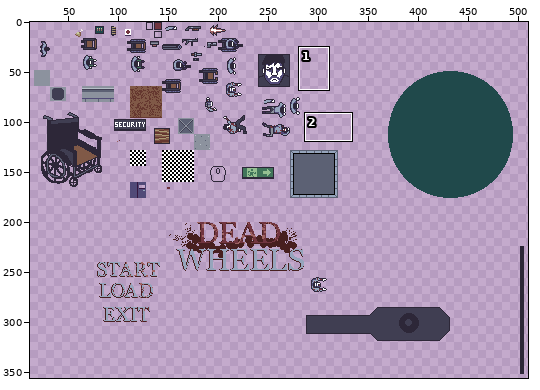
A pixel-art file gets an edit: dump.aseprite. Above, an overview of the earlier version with the close-up marked.
Close-up. Old version:
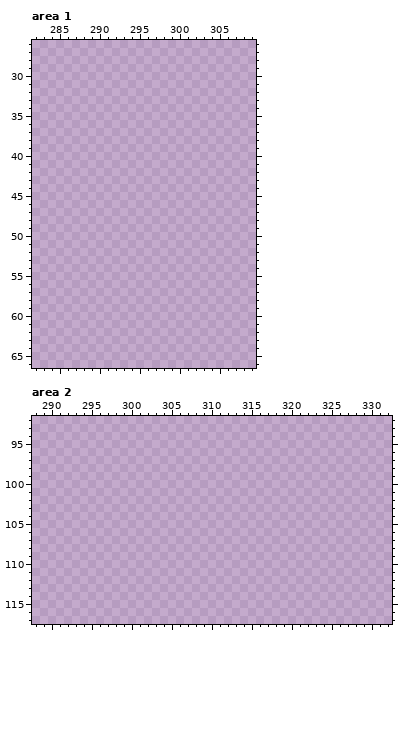
640x500 pixels, 1 frame. Colours within 5 levels of each other are drawn and written as one. Shown: area 1: x 282..309, y 26..66; area 2: x 288..332, y 92..117. The wide view leaves out empty margins. The commit also changed other parts of the picture, which this record leaves out.
The result:
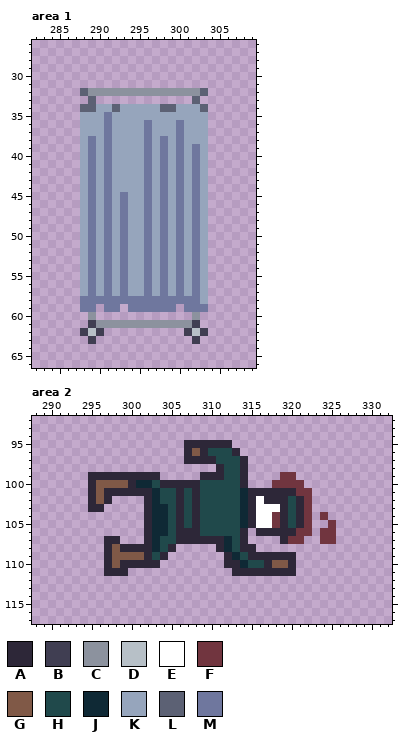
Palette (. is transparent): A #2d2738  B #403e52  C #8c929e  D #b7c0c7  E #ffffff  F #71353f  G #805947  H #20494b  J #0f2935  K #96a5bc  L #5c6174  M #6f779e
Change:
--- area 1
@@ x 282..309 @@
 31 ............................
-32 ............................
-33 ............................
-34 ............................
-35 ............................
-36 ............................
-37 ............................
-38 ............................
-39 ............................
-40 ............................
-41 ............................
-42 ............................
-43 ............................
-44 ............................
-45 ............................
-46 ............................
-47 ............................
-48 ............................
-49 ............................
-50 ............................
-51 ............................
-52 ............................
-53 ............................
-54 ............................
-55 ............................
-56 ............................
-57 ............................
-58 ............................
-59 ............................
-60 ............................
-61 ............................
-62 ............................
-63 ............................
+32 ......LCCCCCCCCCCCCCCL......
+33 .......L............L.......
+34 ......LLKKLKKKKKLLKKKL......
+35 ......KKKMKKKKKKKKKKKK......
+36 ......KKKMKKKKMKKKMKKK......
+37 ......KKKMKKKKMKKKMKKK......
+38 ......KMKMKKKKMKMKMKKK......
+39 ......KMKMKKKKMKMKMKMK......
+40 ......KMKMKKKKMKMKMKMK......
+41 ......KMKMKKKKMKMKMKMK......
+42 ......KMKMKKKKMKMKMKMK......
+43 ......KMKMKKKKMKMKMKMK......
+44 ......KMKMKKKKMKMKMKMK......
+45 ......KMKMKMKKMKMKMKMK......
+46 ......KMKMKMKKMKMKMKMK......
+47 ......KMKMKMKKMKMKMKMK......
+48 ......KMKMKMKKMKMKMKMK......
+49 ......KMKMKMKKMKMKMKMK......
+50 ......KMKMKMKKMKMKMKMK......
+51 ......KMKMKMKKMKMKMKMK......
+52 ......KMKMKMKKMKMKMKMK......
+53 ......KMKMKMKKMKMKMKMK......
+54 ......KMKMKMKKMKMKMKMK......
+55 ......KMKMKMKKMKMKMKMK......
+56 ......KMKMKMKKMKMKMKMK......
+57 ......KMKMKMKKMKMKMKMK......
+58 ......MMMMMMMMMMMMMMMK......
+59 ......MM.MM.MMMMMM.MMM......
+60 .......C............C.......
+61 .......BCCCCCCCCCCCCB.......
+62 ......BDB..........BDB......
+63 .......B............B.......
 64 ............................
--- area 2
@@ x 288..332 @@
  94 .............................................
- 95 .............................................
- 96 .............................................
- 97 .............................................
- 98 .............................................
- 99 .............................................
-100 .............................................
-101 .............................................
-102 .............................................
-103 .............................................
-104 .............................................
-105 .............................................
-106 .............................................
-107 .............................................
-108 .............................................
-109 .............................................
-110 .............................................
-111 .............................................
+ 95 ...................AAAAAA....................
+ 96 ...................AGAHHHA...................
+ 97 ...................AAAAHHHA..................
+ 98 .......................AHHA..................
+ 99 .......AAAAAAAAA.....AAAHHA....FF............
+100 .......AGGGGAJJHAAAAAHHHHHA...FFFF...........
+101 .......AGAAAAAAJHHAHAHHHHHJAAAAAAFF..........
+102 .......AGA....AJHHAHAHHHHHJAEAAAHAF..........
+103 .......AA.....AJJHAHAHHHHHJAEEEAHAF..........
+104 ..............AJJHAHAHHHHHJAEEFAHAF.F........
+105 ..............AJJHAHAHHHHHJAEEFAHAF..F.......
+106 ..............AJJHAAAHHHHHA.AAAAAFF.FF.......
+107 .........AA...AJHHAAAAAAJHA....AFF..FF.......
+108 .........AGAAAAJHA.....AJHAA.................
+109 .........AGGGGAHA.......AJHAAAAAA............
+110 .........AGAAAAA........AAJHHAGGA............
+111 .........AAA.............AAAAAAAA............
 112 .............................................
Where, in picture pixels (left, top, right, bottom), the same in both close-ups:
added: (80, 88, 208, 344)
added: (88, 440, 336, 576)
